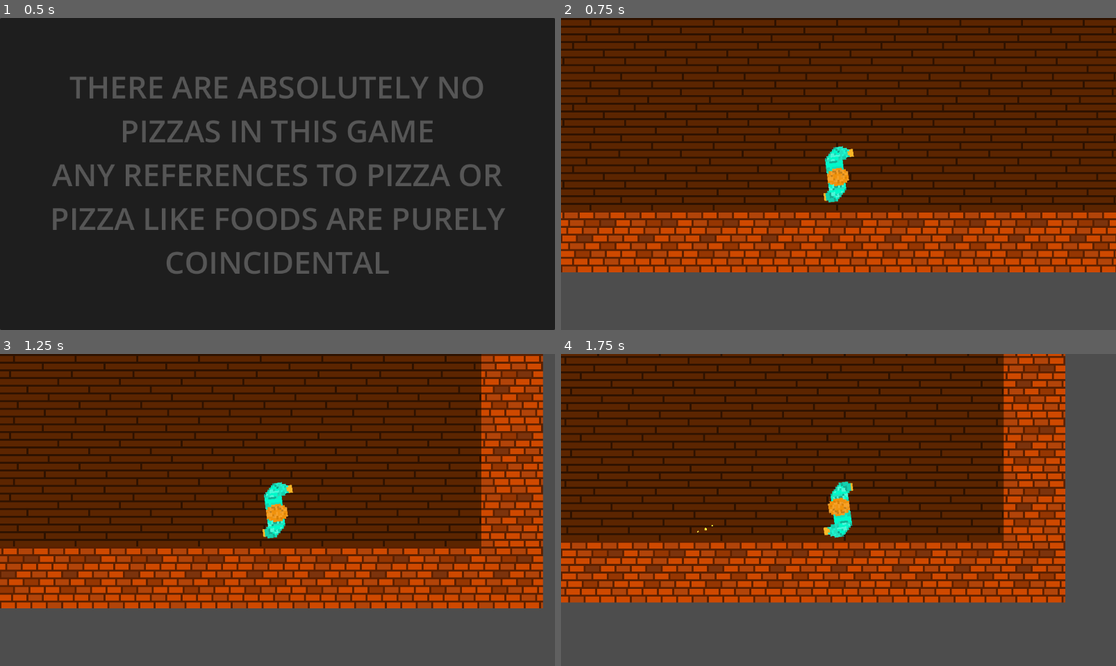
Above: before the commit, frames 1-4 (two rows, left to right).
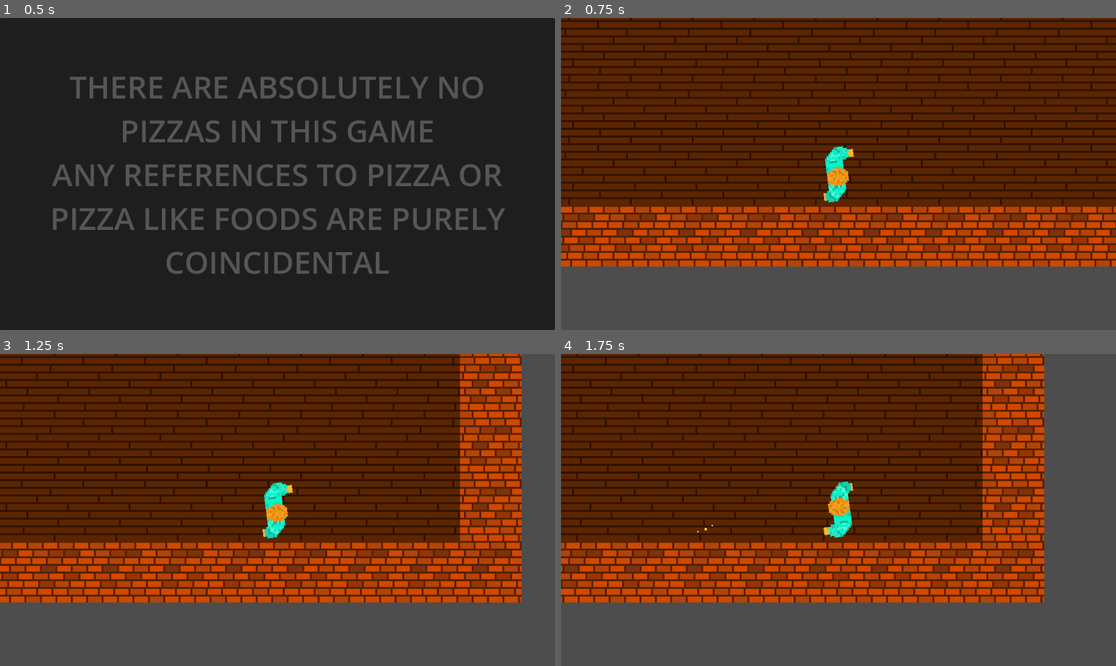
Above: after the commit, the same moments.

Repository: Jibby-Games/PizzaJam11
Game: Godot game, scene res://menu/intro.tscn
Same seed, same stepped clock (60 frames per second), same inputs: the game is played once before the commit and once after it.
Inputs (mouse positions are in pixels of both pictures, inside the frame that each line leads up to):
- Up to frame 1 (0.5 s): no input
- Up to frame 2 (0.75 s): move the mouse to (960, 158) at 0.52 s; press the mouse at (960, 158) at 0.53 s; hold D (right) from 0.53 s (still down)
- Up to frame 3 (1.25 s): keep holding D (right)
- Up to frame 4 (1.75 s): move the mouse to (727, 525) at 1.27 s; release D (right) at 1.28 s; release the mouse at (727, 525) at 1.28 s; hold S (down) from 1.28 s (still down); click (727, 525) at 1.35 s

Frame 1 is identical in both runs. In frame 2, 45% of the frame differs, in the area x 0-100%, y 0-82%; in frame 3, 47%, in the area x 0-98%, y 0-82%; in frame 4, 20%.

Commit message:
add pissable urinals

Diff:
--- a/levels/bar.tscn
+++ b/levels/bar.tscn
@@ -1,7 +1,8 @@
-[gd_scene load_steps=3 format=3 uid="uid://cak252ax2v75u"]
+[gd_scene load_steps=4 format=3 uid="uid://cak252ax2v75u"]
 
 [ext_resource type="TileSet" uid="uid://d3jvv1lwq2d2n" path="res://levels/tileset.tres" id="1_c65sc"]
 [ext_resource type="PackedScene" uid="uid://bhx1yxdibm2j7" path="res://player/player.tscn" id="2_fp0kv"]
+[ext_resource type="PackedScene" uid="uid://qelvutlfkss6" path="res://objects/urinal.tscn" id="3_umbor"]
 
 [node name="Bar" type="Node2D"]
 
@@ -10,11 +11,17 @@
 format = 2
 layer_0/name = "background"
 layer_0/tile_data = PackedInt32Array(-393223, 131072, 0, -393222, 131072, 0, -393221, 131072, 0, -393220, 131072, 0, -3 …(7318 unchanged characters)…
+layer_1/name = "objects"
+layer_1/tile_data = PackedInt32Array()
 
 [node name="Player" parent="TileMap" instance=ExtResource("2_fp0kv")]
-position = Vector2(-283, -211)
+position = Vector2(-272, -208)
 rotation = -1.56797
-motion_mode = 1
+metadata/_edit_group_ = true
 
 [node name="Camera2D" type="Camera2D" parent="TileMap/Player"]
 zoom = Vector2(4, 4)
+
+[node name="Urinal" parent="TileMap" instance=ExtResource("3_umbor")]
+position = Vector2(-592, -304)
+rotation = -1.5708
--- a/levels/tileset.tres
+++ b/levels/tileset.tres
@@ -3,6 +3,7 @@
 [ext_resource type="Texture2D" uid="uid://c0327jut0i15" path="res://levels/tileset.png" id="1_ed5x4"]
 
 [sub_resource type="TileSetAtlasSource" id="TileSetAtlasSource_r2jgb"]
+resource_name = "tiles"
 texture = ExtResource("1_ed5x4")
 texture_region_size = Vector2i(32, 32)
 0:0/0 = 0
@@ -28,6 +29,42 @@
 3:0/0/physics_layer_0/polygon_0/points = PackedVector2Array(-16, -16, 16, -16, 16, 16, -16, 16)
 3:0/0/physics_layer_1/linear_velocity = Vector2(0, 0)
 3:0/0/physics_layer_1/angular_velocity = 0.0
+0:1/next_alternative_id = 2
+0:1/0 = 0
+0:1/0/physics_layer_0/linear_velocity = Vector2(0, 0)
+0:1/0/physics_layer_0/angular_velocity = 0.0
+0:1/0/physics_layer_0/polygon_0/points = PackedVector2Array(-7.11526, -4.06586, 6.93849, -3.97748, 10.8276, -6.71751, 11.0927, -16, -11, -16, -11.1811, -7.07107)
+0:1/0/physics_layer_1/linear_velocity = Vector2(0, 0)
+0:1/0/physics_layer_1/angular_velocity = 0.0
+0:2/next_alternative_id = 3
+0:2/animation_columns = 4
+0:2/0 = 0
+0:2/0/physics_layer_0/linear_velocity = Vector2(0, 0)
+0:2/0/physics_layer_0/angular_velocity = 0.0
+0:2/0/physics_layer_0/polygon_0/points = PackedVector2Array(-7.11526, -4.06586, 6.93849, -3.97748, 10.8276, -6.71751, 11.0927, -16, -11, -16, -11.1811, -7.07107)
+0:2/0/physics_layer_1/linear_velocity = Vector2(0, 0)
+0:2/0/physics_layer_1/angular_velocity = 0.0
+0:3/next_alternative_id = 2
+0:3/animation_columns = 4
+0:3/0 = 0
+0:3/0/physics_layer_0/linear_velocity = Vector2(0, 0)
+0:3/0/physics_layer_0/angular_velocity = 0.0
+0:3/0/physics_layer_0/polygon_0/points = PackedVector2Array(-7.11526, -4.06586, 6.93849, -3.97748, 10.8276, -6.71751, 11.0927, -16, -11, -16, -11.1811, -7.07107)
+0:3/0/physics_layer_1/linear_velocity = Vector2(0, 0)
+0:3/0/physics_layer_1/angular_velocity = 0.0
+0:4/next_alternative_id = 2
+0:4/animation_columns = 4
+0:4/0 = 0
+0:4/0/physics_layer_0/linear_velocity = Vector2(0, 0)
+0:4/0/physics_layer_0/angular_velocity = 0.0
+0:4/0/physics_layer_0/polygon_0/points = PackedVector2Array(-7.11526, -4.06586, 6.93849, -3.97748, 10.8276, -6.71751, 11.0927, -16, -11, -16, -11.1811, -7.07107)
+0:4/0/physics_layer_1/linear_velocity = Vector2(0, 0)
+0:4/0/physics_layer_1/angular_velocity = 0.0
+3:4/0 = 0
+3:4/0/physics_layer_0/linear_velocity = Vector2(0, 0)
+3:4/0/physics_layer_0/angular_velocity = 0.0
+3:4/0/physics_layer_1/linear_velocity = Vector2(0, 0)
+3:4/0/physics_layer_1/angular_velocity = 0.0
 
 [resource]
 tile_size = Vector2i(32, 32)
--- /dev/null
+++ b/objects/urinal.gd
@@ -0,0 +1,4 @@
+extends StaticBody2D
+
+func pissed_on() -> void:
+	$AnimatedSprite2D.play("pissing")
--- /dev/null
+++ b/objects/urinal.tscn
@@ -0,0 +1,65 @@
+[gd_scene load_steps=9 format=3 uid="uid://qelvutlfkss6"]
+
+[ext_resource type="Texture2D" uid="uid://qcoa2vcaa6lo" path="res://sprites/urinal.png" id="1_c5mh4"]
+[ext_resource type="Script" path="res://objects/urinal.gd" id="1_x3jta"]
+
+[sub_resource type="AtlasTexture" id="AtlasTexture_f5687"]
+atlas = ExtResource("1_c5mh4")
+region = Rect2(0, 0, 32, 32)
+
+[sub_resource type="AtlasTexture" id="AtlasTexture_aap37"]
+atlas = ExtResource("1_c5mh4")
+region = Rect2(0, 32, 32, 32)
+
+[sub_resource type="AtlasTexture" id="AtlasTexture_imshp"]
+atlas = ExtResource("1_c5mh4")
+region = Rect2(0, 64, 32, 32)
+
+[sub_resource type="AtlasTexture" id="AtlasTexture_pp45x"]
+atlas = ExtResource("1_c5mh4")
+region = Rect2(0, 96, 32, 32)
+
+[sub_resource type="SpriteFrames" id="SpriteFrames_34g0f"]
+animations = [{
+"frames": [{
+"duration": 1.0,
+"texture": SubResource("AtlasTexture_f5687")
+}],
+"loop": true,
+"name": &"empty",
+"speed": 5.0
+}, {
+"frames": [{
+"duration": 1.0,
+"texture": SubResource("AtlasTexture_f5687")
+}, {
+"duration": 1.0,
+"texture": SubResource("AtlasTexture_aap37")
+}, {
+"duration": 1.0,
+"texture": SubResource("AtlasTexture_imshp")
+}, {
+"duration": 1.0,
+"texture": SubResource("AtlasTexture_pp45x")
+}],
+"loop": false,
+"name": &"pissing",
+"speed": 2.0
+}]
+
+[sub_resource type="CapsuleShape2D" id="CapsuleShape2D_caaod"]
+radius = 7.0
+height = 22.0
+
+[node name="Urinal" type="StaticBody2D"]
+collision_layer = 5
+script = ExtResource("1_x3jta")
+
+[node name="AnimatedSprite2D" type="AnimatedSprite2D" parent="."]
+sprite_frames = SubResource("SpriteFrames_34g0f")
+animation = &"empty"
+
+[node name="CollisionShape2D" type="CollisionShape2D" parent="."]
+position = Vector2(0, -11)
+rotation = 1.5708
+shape = SubResource("CapsuleShape2D_caaod")
--- a/player/player.gd
+++ b/player/player.gd
@@ -20,6 +20,12 @@
 
 func start_piss() -> void:
 	$PissParticles.emitting = true
+	if $PissRaycast.is_colliding():
+		var obj : Object = $PissRaycast.get_collider()
+		if obj.has_method("pissed_on"):
+			obj.pissed_on()
+
+
 
 func stop_piss() -> void:
 	$PissParticles.emitting = false
--- a/player/player.tscn
+++ b/player/player.tscn
@@ -94,3 +94,4 @@
 
 [node name="PissRaycast" type="RayCast2D" parent="."]
 target_position = Vector2(100, 0)
+collision_mask = 4
--- a/project.godot
+++ b/project.godot
@@ -46,6 +46,7 @@
 
 2d_physics/layer_1="wall"
 2d_physics/layer_2="player"
+2d_physics/layer_3="pissable"
 
 [physics]
 
